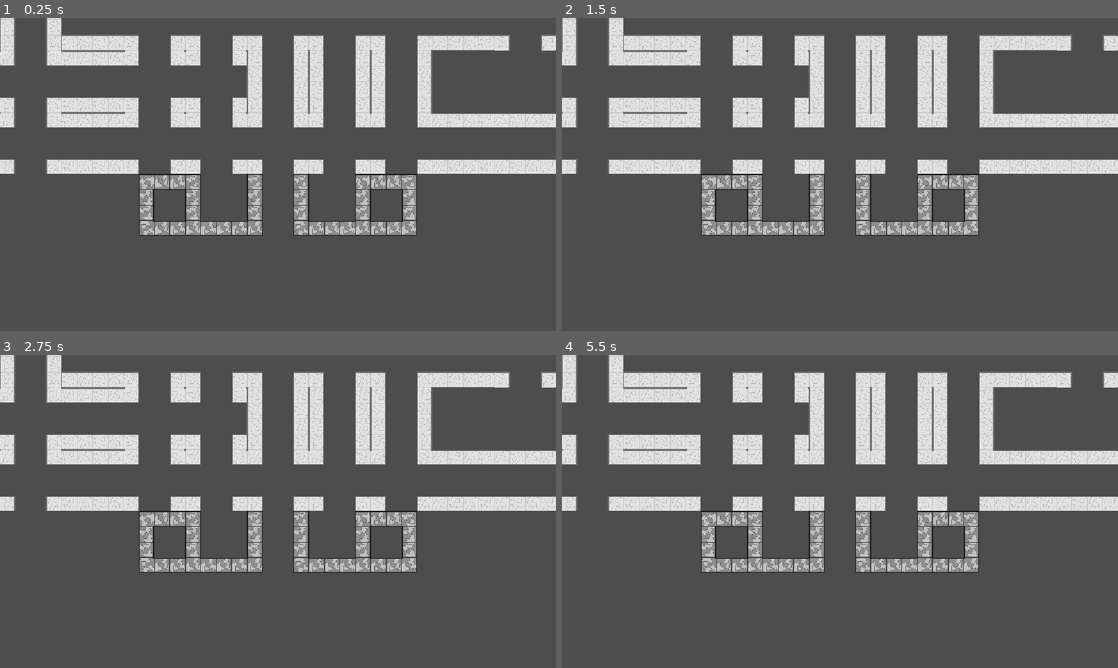
Above: before the commit, frames 1-4 (two rows, left to right).
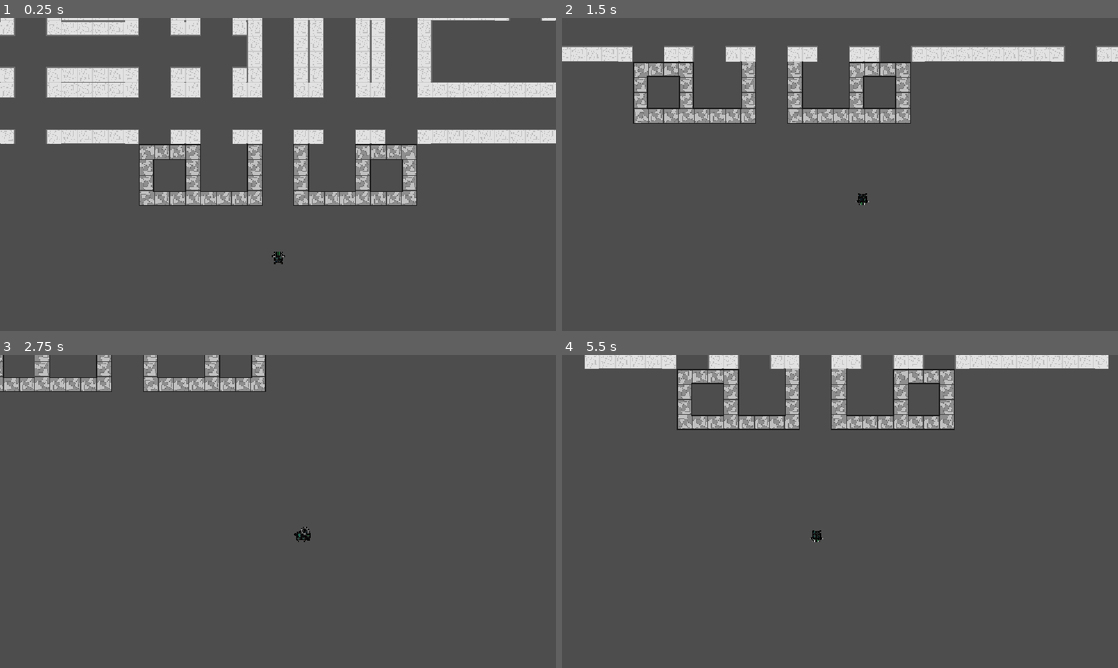
Above: after the commit, the same moments.

Repository: Jagdoggo/Godot-Wild-Jam-Game
Game: Godot game, scene res://castle.tscn
The game is run twice, just before and just after one commit, with the same random seed, the same clock (stepped at 60 frames per second) and the same inputs.
Inputs:
- Up to frame 1 (0.25 s): no input
- Up to frame 2 (1.5 s): hold D (Right, bound only after the commit) 0.53-1.28 s; hold S (Down, bound only after the commit) from 1.28 s (still down)
- Up to frame 3 (2.75 s): release S (Down, bound only after the commit) at 2.03 s; hold D (Right, bound only after the commit) from 2.03 s (still down)
- Up to frame 4 (5.5 s): release D (Right, bound only after the commit) at 2.78 s; hold W (Up, bound only after the commit) 2.78-3.53 s; hold A (Left, bound only after the commit) 3.53-5.03 s; hold S (Down, bound only after the commit) from 5.03 s (still down)

The runs differ from the first frame. In frame 1, 29% of the frame differs, in the area x 0-100%, y 0-79%; in frame 2, 23%; in frame 3, 22%; in frame 4, 27%.

Commit message:
Player Added
Player sprites, nodes, and script added and the camera moves to the player

Diff:
--- /dev/null
+++ b/camera_2d.gd
@@ -0,0 +1,28 @@
+extends Camera2D
+
+@onready var player: Area2D = $"../Player"
+
+func _ready() -> void:
+	pass
+
+func _process(delta: float) -> void:
+	if position.x <= player.position.x + 50 && position.x >= player.position.x - 50:
+		pass
+	elif position.x > player.position.x:
+		position.x -= 250 * delta
+	elif position.x < player.position.x:
+		position.x += 250 * delta
+	elif position.x > player.position.x + 500:
+		position.x -= 500 * delta
+	elif position.x < player.position.x - 500:
+		position.x += 500 * delta
+	if position.y <= player.position.y + 50 && position.y >= player.position.y - 50:
+		pass
+	elif position.y > player.position.y:
+		position.y -= 250 * delta
+	elif position.y < player.position.y:
+		position.y += 250 * delta
+	elif position.y > player.position.y + 500:
+		position.y -= 500 * delta
+	elif position.y < player.position.y - 500:
+		position.y += 500 * delta
--- a/castle.tscn
+++ b/castle.tscn
@@ -4,6 +4,12 @@
 [ext_resource type="Script" uid="uid://b0vevgpwr7o01" path="res://room.gd" id="2_t33uu"]
 [ext_resource type="Texture2D" uid="uid://d3pe5qsg1yv6h" path="res://Assets/CastleWallsTileMap.png" id="3_1gkcl"]
 [ext_resource type="Texture2D" uid="uid://bx6qpekk4rrww" path="res://Assets/OuterCastleWallsTileMap.png" id="3_t33uu"]
+[ext_resource type="Script" uid="uid://cwyrhs0iv03w" path="res://camera_2d.gd" id="5_2drs5"]
+[ext_resource type="Script" uid="uid://b2rqt0nbapkdo" path="res://player.gd" id="6_2ij18"]
+[ext_resource type="Texture2D" uid="uid://balenie3q3f20" path="res://Assets/PlayerSprites/PlayerRightAnimation1.png" id="7_2ij18"]
+[ext_resource type="Texture2D" uid="uid://wi8ag4g5ua5d" path="res://Assets/PlayerSprites/PlayerLeftAnimation1.png" id="8_ml41p"]
+[ext_resource type="Texture2D" uid="uid://c0taas60d2jp4" path="res://Assets/PlayerSprites/PlayerDownAnimation1.png" id="9_sv7do"]
+[ext_resource type="Texture2D" uid="uid://btoi203gmkc2s" path="res://Assets/PlayerSprites/PlayerUpAnimation1.png" id="10_0phrv"]
 
 [sub_resource type="Resource" id="Resource_vm22h"]
 script = ExtResource("2_t33uu")
@@ -76,6 +82,9 @@
 pattern_5 = SubResource("TileMapPattern_2ij18")
 pattern_6 = SubResource("TileMapPattern_ml41p")
 
+[sub_resource type="CapsuleShape2D" id="CapsuleShape2D_sv7do"]
+radius = 7.969558
+
 [node name="Castle" type="Node2D" unique_id=1703439008]
 script = ExtResource("1_vm22h")
 rooms = Array[ExtResource("2_t33uu")]([SubResource("Resource_vm22h"), SubResource("Resource_t33uu"), SubResource("Resource_7418g")])
@@ -88,3 +97,35 @@
 tile_set = SubResource("TileSet_5xaec")
 
 [node name="Camera2D" type="Camera2D" parent="." unique_id=1849441119]
+script = ExtResource("5_2drs5")
+
+[node name="Player" type="Area2D" parent="." unique_id=891054454]
+position = Vector2(1, 235)
+script = ExtResource("6_2ij18")
+
+[node name="RightSprite" type="Sprite2D" parent="Player" unique_id=1473659345]
+visible = false
+texture_filter = 1
+texture = ExtResource("7_2ij18")
+
+[node name="LeftSprite" type="Sprite2D" parent="Player" unique_id=783849904]
+visible = false
+texture_filter = 1
+texture = ExtResource("8_ml41p")
+
+[node name="DownSprite" type="Sprite2D" parent="Player" unique_id=160225847]
+visible = false
+texture_filter = 1
+texture = ExtResource("9_sv7do")
+
+[node name="UpSprite" type="Sprite2D" parent="Player" unique_id=1078908677]
+texture_filter = 1
+texture = ExtResource("10_0phrv")
+
+[node name="CollisionShape2D" type="CollisionShape2D" parent="Player" unique_id=286898893]
+position = Vector2(1.0000001, 1.0000002)
+rotation = 1.4835298
+shape = SubResource("CapsuleShape2D_sv7do")
+
+[connection signal="area_entered" from="Player" to="Player" method="_on_area_entered"]
+[connection signal="area_exited" from="Player" to="Player" method="_on_area_exited"]
--- /dev/null
+++ b/player.gd
@@ -0,0 +1,44 @@
+extends Area2D
+
+var spriteCount
+var touching = 0
+
+func _ready() -> void:
+	pass
+
+func _process(delta: float) -> void:
+	var inputX = Input.get_axis("Left", "Right")
+	var inputY = Input.get_axis("Up", "Down")
+	position.x += inputX * 250 * delta
+	position.y += inputY * 250 * delta
+	if inputX == -1:
+		get_child(0).visible = false
+		get_child(1).visible = true
+		get_child(2).visible = false
+		get_child(3).visible = false
+		spriteCount = 1
+	elif inputX == 1:
+		get_child(0).visible = true
+		get_child(1).visible = false
+		get_child(2).visible = false
+		get_child(3).visible = false
+		spriteCount = 2
+	if inputY == -1:
+		get_child(0).visible = false
+		get_child(1).visible = false
+		get_child(2).visible = false
+		get_child(3).visible = true
+		spriteCount = 3
+	elif inputY == 1:
+		get_child(0).visible = false
+		get_child(1).visible = false
+		get_child(2).visible = true
+		get_child(3).visible = false
+		spriteCount = 4
+
+func _on_area_entered(area: Area2D) -> void:
+	if spriteCount == 1 && touching == 0:
+		position.x += 1
+
+func _on_area_exited(area: Area2D) -> void:
+	pass
--- a/project.godot
+++ b/project.godot
@@ -20,6 +20,41 @@
 window/stretch/mode="canvas_items"
 window/stretch/aspect="expand"
 
+[input]
+
+Up={
+"deadzone": 0.2,
+"events": [Object(InputEventKey,"resource_local_to_scene":false,"resource_name":"","device":-1,"window_id":0,"alt_pressed":false,"shift_pressed":false,"ctrl_pressed":false,"meta_pressed":false,"pressed":false,"keycode":0,"physical_keycode":87,"key_label":0,"unicode":119,"location":0,"echo":false,"script":null)
+, Object(InputEventKey,"resource_local_to_scene":false,"resource_name":"","device":-1,"window_id":0,"alt_pressed":false,"shift_pressed":false,"ctrl_pressed":false,"meta_pressed":false,"pressed":false,"keycode":0,"physical_keycode":4194320,"key_label":0,"unicode":0,"location":0,"echo":false,"script":null)
+, Object(InputEventJoypadMotion,"resource_local_to_scene":false,"resource_name":"","device":-1,"axis":1,"axis_value":-1.0,"script":null)
+, Object(InputEventJoypadButton,"resource_local_to_scene":false,"resource_name":"","device":-1,"button_index":11,"pressure":0.0,"pressed":true,"script":null)
+]
+}
+Down={
+"deadzone": 0.2,
+"events": [Object(InputEventKey,"resource_local_to_scene":false,"resource_name":"","device":-1,"window_id":0,"alt_pressed":false,"shift_pressed":false,"ctrl_pressed":false,"meta_pressed":false,"pressed":false,"keycode":0,"physical_keycode":83,"key_label":0,"unicode":115,"location":0,"echo":false,"script":null)
+, Object(InputEventKey,"resource_local_to_scene":false,"resource_name":"","device":-1,"window_id":0,"alt_pressed":false,"shift_pressed":false,"ctrl_pressed":false,"meta_pressed":false,"pressed":false,"keycode":0,"physical_keycode":4194322,"key_label":0,"unicode":0,"location":0,"echo":false,"script":null)
+, Object(InputEventJoypadMotion,"resource_local_to_scene":false,"resource_name":"","device":-1,"axis":1,"axis_value":1.0,"script":null)
+, Object(InputEventJoypadButton,"resource_local_to_scene":false,"resource_name":"","device":-1,"button_index":12,"pressure":0.0,"pressed":true,"script":null)
+]
+}
+Left={
+"deadzone": 0.2,
+"events": [Object(InputEventKey,"resource_local_to_scene":false,"resource_name":"","device":-1,"window_id":0,"alt_pressed":false,"shift_pressed":false,"ctrl_pressed":false,"meta_pressed":false,"pressed":false,"keycode":0,"physical_keycode":65,"key_label":0,"unicode":97,"location":0,"echo":false,"script":null)
+, Object(InputEventKey,"resource_local_to_scene":false,"resource_name":"","device":-1,"window_id":0,"alt_pressed":false,"shift_pressed":false,"ctrl_pressed":false,"meta_pressed":false,"pressed":false,"keycode":0,"physical_keycode":4194319,"key_label":0,"unicode":0,"location":0,"echo":false,"script":null)
+, Object(InputEventJoypadMotion,"resource_local_to_scene":false,"resource_name":"","device":-1,"axis":0,"axis_value":-1.0,"script":null)
+, Object(InputEventJoypadButton,"resource_local_to_scene":false,"resource_name":"","device":-1,"button_index":13,"pressure":0.0,"pressed":true,"script":null)
+]
+}
+Right={
+"deadzone": 0.2,
+"events": [Object(InputEventKey,"resource_local_to_scene":false,"resource_name":"","device":-1,"window_id":0,"alt_pressed":false,"shift_pressed":false,"ctrl_pressed":false,"meta_pressed":false,"pressed":false,"keycode":0,"physical_keycode":68,"key_label":0,"unicode":100,"location":0,"echo":false,"script":null)
+, Object(InputEventKey,"resource_local_to_scene":false,"resource_name":"","device":-1,"window_id":0,"alt_pressed":false,"shift_pressed":false,"ctrl_pressed":false,"meta_pressed":false,"pressed":false,"keycode":0,"physical_keycode":4194321,"key_label":0,"unicode":0,"location":0,"echo":false,"script":null)
+, Object(InputEventJoypadMotion,"resource_local_to_scene":false,"resource_name":"","device":-1,"axis":0,"axis_value":1.0,"script":null)
+, Object(InputEventJoypadButton,"resource_local_to_scene":false,"resource_name":"","device":-1,"button_index":14,"pressure":0.0,"pressed":true,"script":null)
+]
+}
+
 [physics]
 
 3d/physics_engine="Jolt Physics"
Binary file added: Assets/PlayerSprites/PlayerDownAnimation.ase
Binary file added: Assets/PlayerSprites/PlayerDownAnimation1.png
Not shown, added: Assets/PlayerSprites/PlayerDownAnimation1.png.import
Binary file added: Assets/PlayerSprites/PlayerDownAnimation2.png
Not shown, added: Assets/PlayerSprites/PlayerDownAnimation2.png.import
Binary file added: Assets/PlayerSprites/PlayerDownAnimation3.png
Not shown, added: Assets/PlayerSprites/PlayerDownAnimation3.png.import
Binary file added: Assets/PlayerSprites/PlayerDownAnimation4.png
Not shown, added: Assets/PlayerSprites/PlayerDownAnimation4.png.import
Binary file added: Assets/PlayerSprites/PlayerLeftAnimation.ase
Binary file added: Assets/PlayerSprites/PlayerLeftAnimation1.png
Not shown, added: Assets/PlayerSprites/PlayerLeftAnimation1.png.import
(and 29 more such lines)
